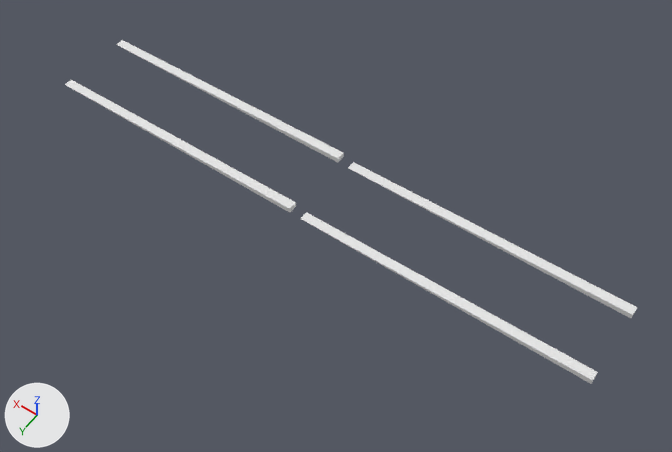
Renders of the OBJ model data/map/meshes/barrier.obj from each side of a commit.
One viewpoint serves both versions: a 50 mm camera at (-292.0, 319.0, 570.0) aimed at (-27.0, -53.0, -14.0). The lights are fixed; the arrows at lower left show +X, +Y and +Z. The older version comes first. Materials are left out; every surface is plain grey. Where no turn or scale is listed for an object, it has been applied to the vertices. Vertices at exactly the same position are counted once.

Objects in the first picture: 'barrier'.
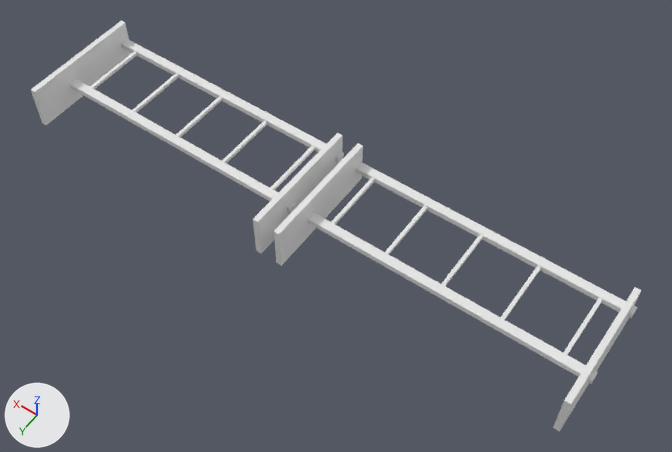
What differs and where, as boxes (x1, y1, x2, y2) in the pictures (672 x 452 px):
'barrier', reshaped (7% wider, 19% taller): before (65, 40, 637, 384); after (31, 21, 641, 432)
part 1 of me_barrier, added: after (553, 287, 641, 432)
part 2 of me_barrier, added: after (274, 143, 363, 266)
part 3 of me_barrier, added: after (563, 298, 602, 355)
part 4 of me_barrier, added: after (501, 266, 541, 320)
part 5 of me_barrier, added: after (441, 235, 483, 286)
part 6 of me_barrier, added: after (385, 205, 428, 254)
part 7 of me_barrier, added: after (331, 178, 375, 225)
part 8 of me_barrier, added: after (253, 133, 343, 253)
part 9 of me_barrier, added: after (31, 21, 131, 125)
part 10 of me_barrier, added: after (270, 146, 315, 190)
part 11 of me_barrier, added: after (222, 120, 267, 163)
part 12 of me_barrier, added: after (176, 97, 222, 137)
part 13 of me_barrier, added: after (132, 74, 179, 113)
part 14 of me_barrier, added: after (90, 51, 137, 89)
part 15 of me_barrier, built on: before (65, 40, 637, 380); after (70, 39, 637, 380)

The change in detail:
me_barrier is used by ob_barrier; location (0.0, 0.0, 0.0).
me_barrier had 24 vertices, 20 faces and spanned x -255.0..255.0, y -108.0..-35.0, z -2.0..3.0.
me_barrier now has 144 vertices, 144 faces and spans x -255.0..255.0, y -110.0..0.0, z -20.0..20.0.
me_barrier part 1: a new loose piece, a box spanning x -252.5..-247.5, y -110.0..0.0, z -20.0..20.0.
me_barrier part 2: a new loose piece, a box spanning x -12.5..-7.5, y -110.0..0.0, z -20.0..20.0.
me_barrier part 3: a new loose piece, a box spanning x -231.5..-228.5, y -100.0..-40.0, z -1.5..1.5.
me_barrier part 4: a new loose piece, a box spanning x -181.5..-178.5, y -100.0..-40.0, z -1.5..1.5.
me_barrier part 5: a new loose piece, a box spanning x -131.5..-128.5, y -100.0..-40.0, z -1.5..1.5.
me_barrier part 6: a new loose piece, a box spanning x -81.5..-78.5, y -100.0..-40.0, z -1.5..1.5.
me_barrier part 7: a new loose piece, a box spanning x -31.5..-28.5, y -100.0..-40.0, z -1.5..1.5.
me_barrier part 8: a new loose piece, a box spanning x 7.5..12.5, y -110.0..0.0, z -20.0..20.0.
me_barrier part 9: a new loose piece, a box spanning x 247.5..252.5, y -110.0..0.0, z -20.0..20.0.
me_barrier part 10: a new loose piece, a box spanning x 28.5..31.5, y -100.0..-40.0, z -1.5..1.5.
me_barrier part 11: a new loose piece, a box spanning x 78.5..81.5, y -100.0..-40.0, z -1.5..1.5.
me_barrier part 12: a new loose piece, a box spanning x 128.5..131.5, y -100.0..-40.0, z -1.5..1.5.
me_barrier part 13: a new loose piece, a box spanning x 178.5..181.5, y -100.0..-40.0, z -1.5..1.5.
me_barrier part 14: a new loose piece, a box spanning x 228.5..231.5, y -100.0..-40.0, z -1.5..1.5.
Part 15, on me_barrier:
4 faces are deleted.
8 new vertices lie (0.0, 0.0, 5.0) away from vertices in x -5.0..255.0, y -108.0..-35.0, z -2.0.
16 new faces join them.
